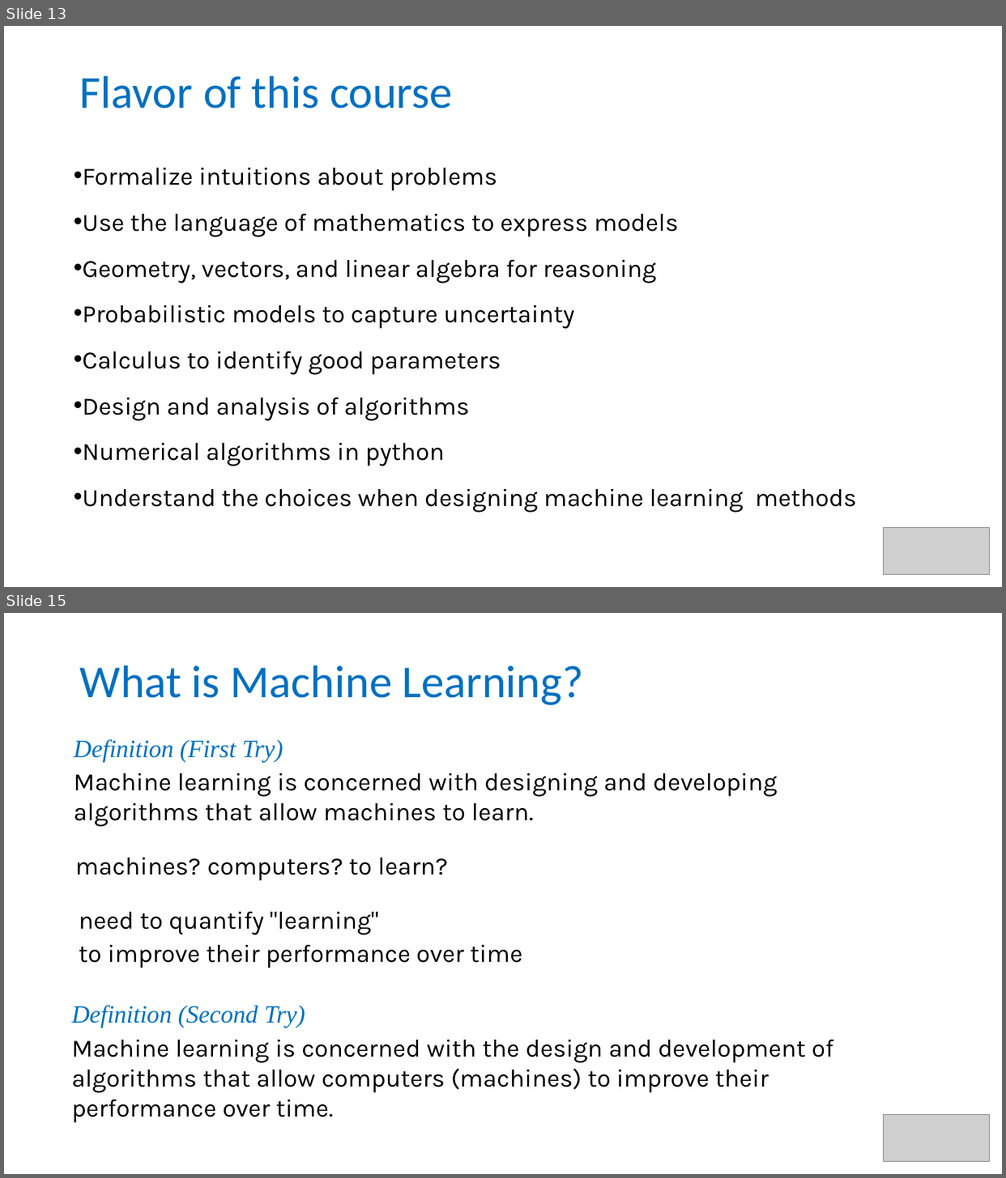
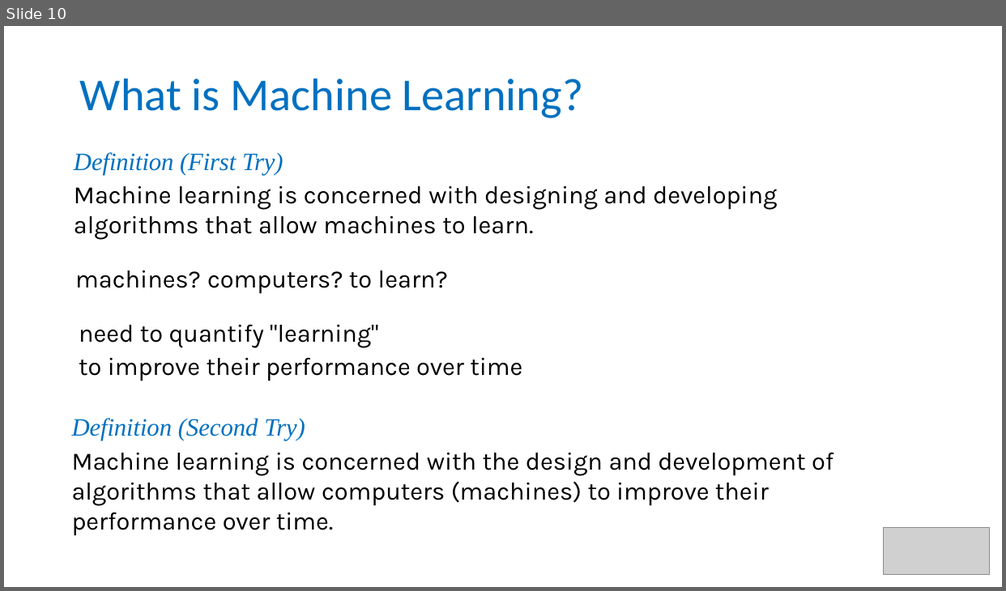
Before and after one commit to tianzheng4/tianzheng4.github.io, a slide deck: _umkc-teaching/slides/Lecture1 - Introduction.pptx. Shown one above the other, each under a label of ours: slides 13 and 15 before the commit, slide 10 after it; the slides between them are not shown. The pictures are 1006x1178 and 1006x591 pixels, drawn with LibreOffice and Linux fonts; fonts in the diff are those of the drawing; grey boxes stand for pictures. Boxes give left, top, right and bottom in pixels: in the first picture for what was removed or moved away, otherwise in the second. Text is boxed around its words. In the diff, an @@ line names an element or a change of style, - is before the commit and + after.

Commit message:
update course website

```diff
--- a/_umkc-teaching/slides/Lecture1 - Introduction.pptx
+++ b/_umkc-teaching/slides/Lecture1 - Introduction.pptx
@@ slide 13 removed at [4, 26, 1002, 587], background #FFFFFF @@
@@ title removed at [80, 75, 453, 109] @@
-Flavor of this course
@@ text removed at [83, 168, 857, 513] @@
-• Formalize intuitions about problems
-• Use the language of mathematics to express models
-• Geometry, vectors, and linear algebra for reasoning
-• Probabilistic models to capture uncertainty
-• Calculus to identify good parameters
-• Design and analysis of algorithms
-• Numerical algorithms in python
-• Understand the choices when designing machine learning methods
@@ picture removed at [884, 528, 989, 574] @@
@@ what was slide 15 is now slide 10 @@
```
Also in this commit, not shown: 1 slide changed, 8 slides added, 12 other slides removed, 1 other file.
